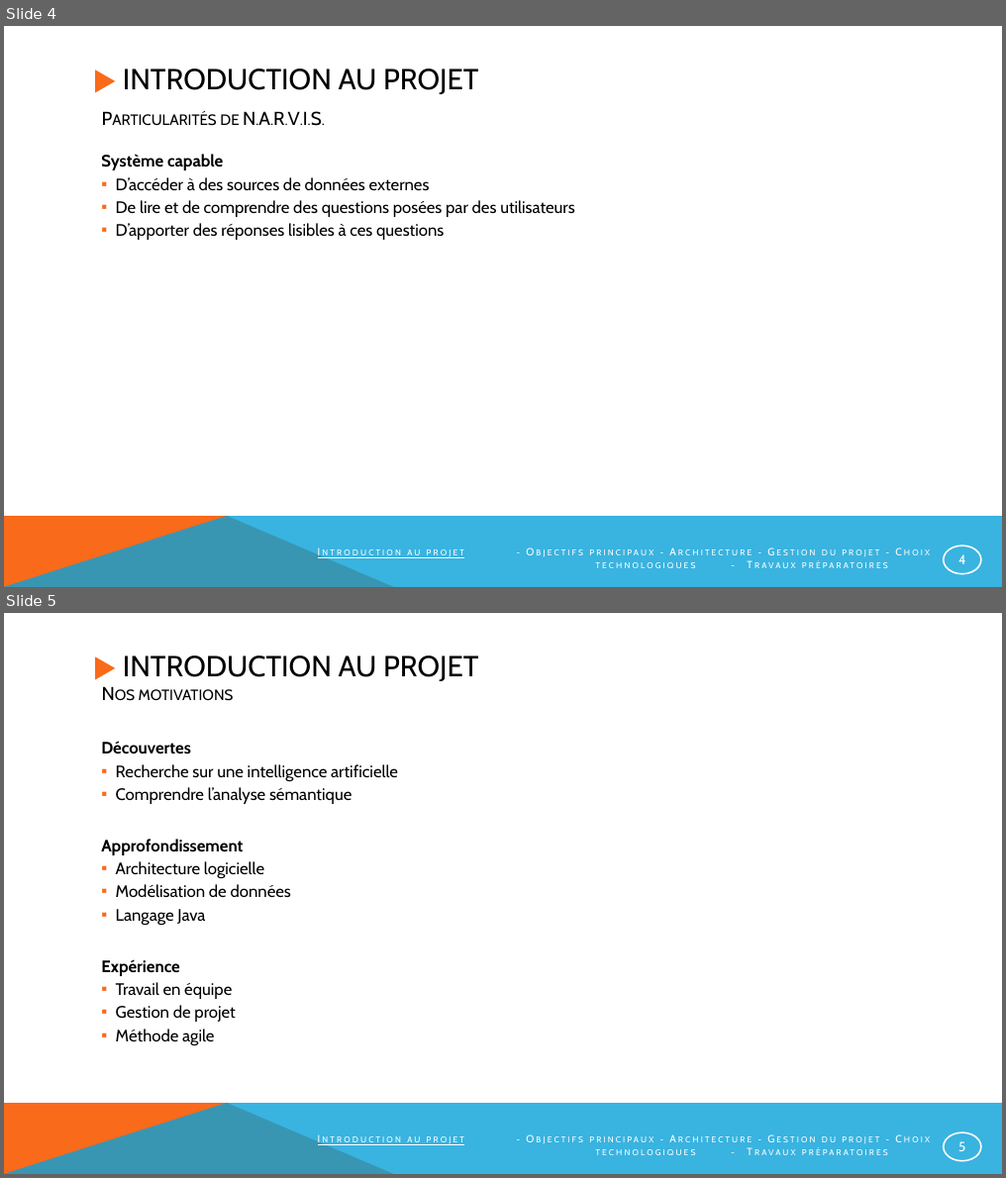
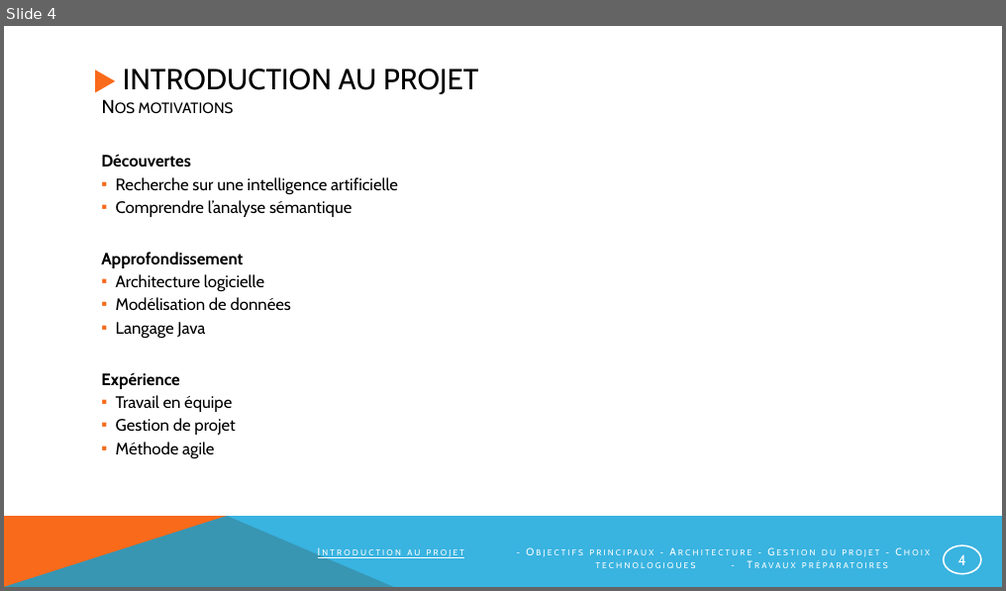
Before and after one commit to NotAVeryIntelligentSystem/NARVIS, a slide deck: Presentation/PrésentationNarvis_2.pptx. Shown one above the other, each under a label of ours: slides 4 and 5 before the commit, slide 4 after it. The pictures are 1006x1178 and 1006x591 pixels, drawn with LibreOffice and Linux fonts; fonts in the diff are those of the drawing. Boxes give left, top, right and bottom in pixels: in the first picture for what was removed or moved away, otherwise in the second. Text is boxed around its words. In the diff, an @@ line names an element or a change of style, - is before the commit and + after.

Commit message:
Mise à jour de la Présentation. Modification des User Stories +  Intégration du schéma InputOutput + Ajout d'images + Modification de la partie Gestion de Projet.

```diff
--- a/Presentation/PrésentationNarvis_2.pptx
+++ b/Presentation/PrésentationNarvis_2.pptx
@@ slide 4 removed at (x1=4, y1=26, x2=1002, y2=587), background #FFFFFF; not listed: 4 template elements that a slide beside it also shows @@
@@ title removed at (x1=123, y1=69, x2=478, y2=94) @@
-INTRODUCTION AU PROJET
@@ text removed at (x1=220, y1=111, x2=322, y2=126) @@
-Particularités de N.A.R.V.I.S.
@@ text removed at (x1=101, y1=154, x2=575, y2=240) @@
-Système capable
-  ▪ D’accéder à des sources de données externes
-  ▪ De lire et de comprendre des questions posées par des utilisateurs
-  ▪ D’apporter des réponses lisibles à ces questions
@@ text removed at (x1=407, y1=550, x2=888, y2=569) @@
-Introduction au projet - Objectifs principaux - Architecture - Gestion du projet - Choix technologiques - Travaux préparatoires
@@ what was slide 5 is now slide 4 @@
@@ page number at (x1=958, y1=556, x2=966, y2=566): text changed; size 12.8 to 14 pt @@
-5
+4
```
Also in this commit, not shown: 10 slides changed, 1 slide added, 1 other slide removed.
